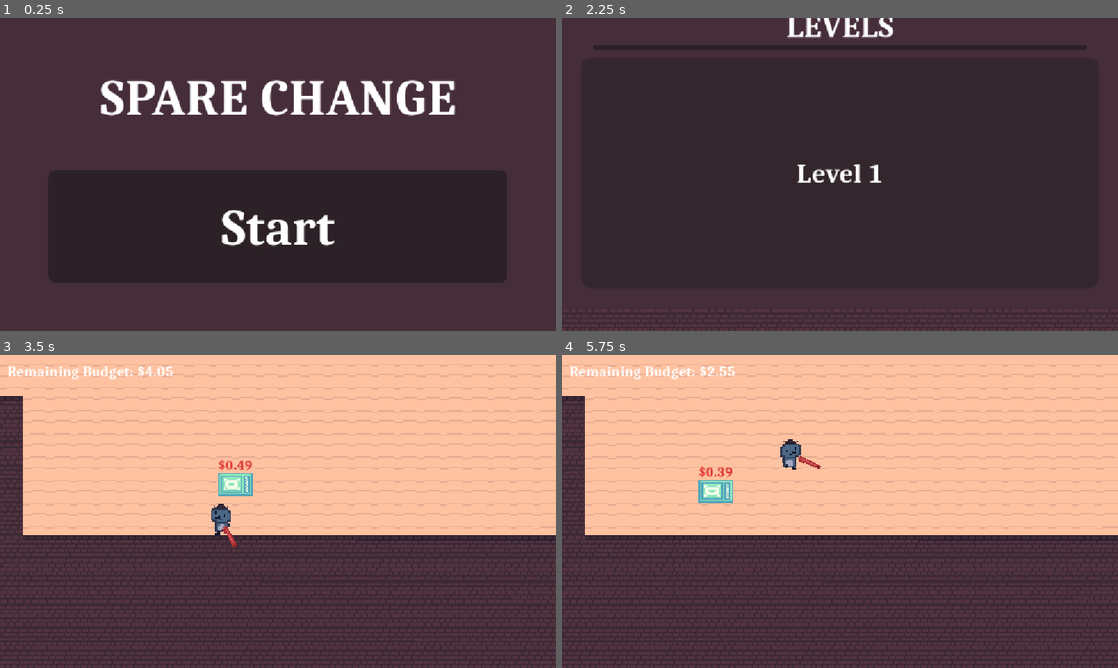
Above: before the commit, frames 1-4 (two rows, left to right).
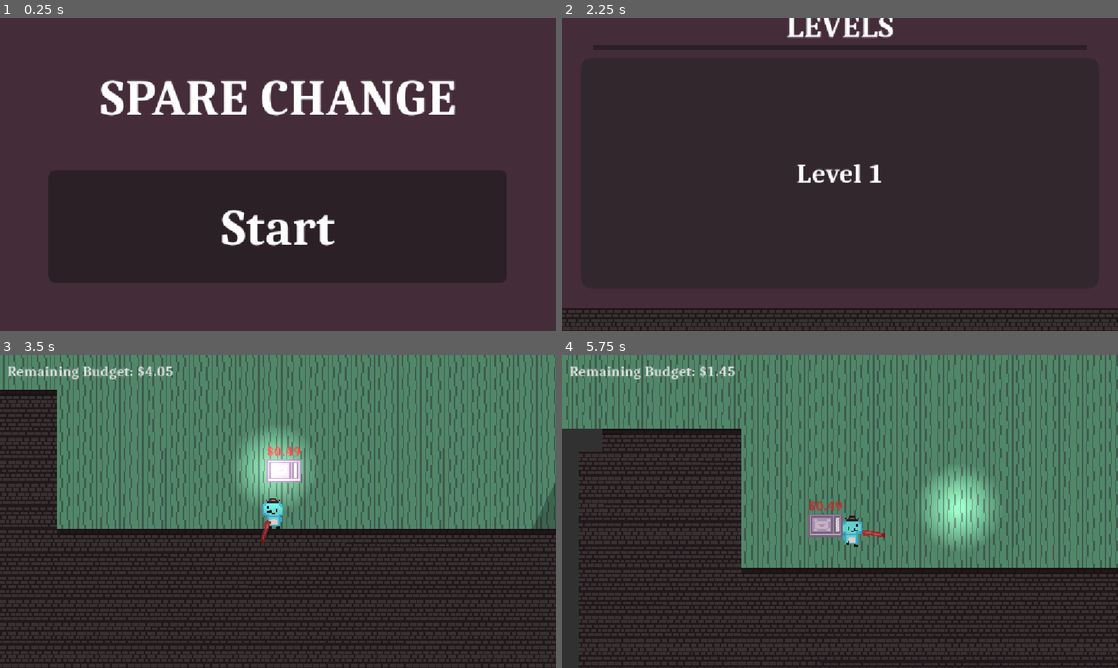
Above: after the commit, the same moments.

Repository: appellatebaton0/siege-1
Game: Godot game, scene res://scenes/main.tscn
Same seed, same stepped clock (60 frames per second), same inputs: the game is played once before the commit and once after it.
Inputs (mouse positions are in pixels of both pictures, inside the frame that each line leads up to):
- Up to frame 1 (0.25 s): no input
- Up to frame 2 (2.25 s): click "Start" at 0.5 s; tap Enter at 1.25 s; move the mouse to (962, 158) at 1.27 s; hold D (Right) 1.28-2 s; click (962, 158) at 1.42 s; tap W (Up) at 1.52 s; click (840, 196) at 2 s
- Up to frame 3 (3.5 s): drag from (278, 520) to (250, 574) at 2.77 s
- Up to frame 4 (5.75 s): move the mouse to (795, 483) at 3.52 s; hold A (Left) 3.53-4.25 s; click (795, 483) at 3.67 s; drag from (812, 574) to (623, 514) at 4.27 s; move the mouse to (1006, 558) at 5.02 s; hold D (Right) from 5.03 s (still down); tap W (Up) at 5.27 s

The runs differ from the first frame. In frame 2, 5.6% of the frame differs, in the area x 0-100%, y 92-100%; in frame 3, 89%; in frame 4, 92%, in the area x 0-100%, y 0-100%.

Commit message:
v0.9
- Polished up a lot, redid most of the art / color pallete
- Added MS_Follow

Diff:
--- a/project.godot
+++ b/project.godot
@@ -72,3 +72,7 @@
 2d_physics/layer_2="Player"
 2d_physics/layer_3="Enemy"
 2d_physics/layer_4="Coin"
+
+[rendering]
+
+viewport/hdr_2d=true
--- /dev/null
+++ b/scenes/actors/damages/dime_damage.tscn
@@ -0,0 +1,8 @@
+[gd_scene load_steps=2 format=3 uid="uid://bb8s8lqifyc1w"]
+
+[ext_resource type="Script" uid="uid://ctcsf3eyei58r" path="res://scripts/components/damage/dcp_single.gd" id="1_10swp"]
+
+[node name="DimeDamage" type="Node"]
+script = ExtResource("1_10swp")
+manual_damage = 0.1
+metadata/_custom_type_script = "uid://ctcsf3eyei58r"
--- a/scenes/actors/dime.tscn
+++ b/scenes/actors/dime.tscn
@@ -4,9 +4,9 @@
 [ext_resource type="PackedScene" uid="uid://byojuvig761hd" path="res://scenes/components/cp_motion.tscn" id="2_nixfy"]
 [ext_resource type="PackedScene" uid="uid://b7m0l4xy8303h" path="res://scenes/components/cp_area.tscn" id="3_uckxk"]
 [ext_resource type="Script" uid="uid://chjx6uy3lae5m" path="res://scripts/components/area_components/acp_hitbox.gd" id="4_m4co6"]
-[ext_resource type="Script" uid="uid://ctcsf3eyei58r" path="res://scripts/components/damage/dcp_single.gd" id="5_jd0f7"]
+[ext_resource type="PackedScene" uid="uid://bb8s8lqifyc1w" path="res://scenes/actors/damages/dime_damage.tscn" id="5_pj87m"]
 [ext_resource type="PackedScene" uid="uid://dnd4kisf8wjau" path="res://scenes/components/cp_sprite.tscn" id="6_lvkhd"]
-[ext_resource type="Texture2D" uid="uid://dcuonkpwju8ww" path="res://assets/textures/penny.png" id="7_glc6f"]
+[ext_resource type="Texture2D" uid="uid://6ltn1xv0pxdl" path="res://assets/textures/dime.png" id="7_pj87m"]
 [ext_resource type="Script" uid="uid://d25af0viaxcrw" path="res://scripts/components/cp_free.gd" id="8_biayo"]
 
 [sub_resource type="RectangleShape2D" id="RectangleShape2D_bneef"]
@@ -31,14 +31,12 @@
 collision_mask = 4
 metadata/_custom_type_script = "uid://chjx6uy3lae5m"
 
-[node name="SingleDamageComponent" type="Node" parent="CP_Area/HitboxAreaSubComponent"]
-script = ExtResource("5_jd0f7")
-manual_damage = 0.1
-metadata/_custom_type_script = "uid://ctcsf3eyei58r"
+[node name="DimeDamage" parent="CP_Area/HitboxAreaSubComponent" instance=ExtResource("5_pj87m")]
 
 [node name="CP_Sprite" parent="." instance=ExtResource("6_lvkhd")]
+modulate = Color(1.353256, 1.353256, 1.353256, 1)
 texture_filter = 1
-texture = ExtResource("7_glc6f")
+texture = ExtResource("7_pj87m")
 
 [node name="FreeComponent" type="Node" parent="."]
 script = ExtResource("8_biayo")
--- a/scenes/actors/guns/dime_gun.tscn
+++ b/scenes/actors/guns/dime_gun.tscn
@@ -9,9 +9,10 @@
 [ext_resource type="Script" uid="uid://ds82ovpm2ilwi" path="res://scripts/dynamic_values/dv_property.gd" id="7_qlfii"]
 [ext_resource type="Script" uid="uid://vflwvin64hae" path="res://scripts/dynamic_values/node/dn_node.gd" id="8_c2kn7"]
 [ext_resource type="Script" uid="uid://ufmdanene3ff" path="res://scripts/dynamic_values/vec2/dv2_manual.gd" id="9_lpld7"]
-[ext_resource type="Script" uid="uid://c3lp8v776obwx" path="res://scripts/dynamic_values/condition/dc_cast.gd" id="10_hha76"]
+[ext_resource type="PackedScene" uid="uid://bb8s8lqifyc1w" path="res://scenes/actors/damages/dime_damage.tscn" id="11_frchf"]
 [ext_resource type="Script" uid="uid://dx62hdsswpsqh" path="res://scripts/dynamic_values/dv_input.gd" id="11_gdi3k"]
 [ext_resource type="Texture2D" uid="uid://vbsakpn4gu85" path="res://assets/textures/moneygun.png" id="12_ebplh"]
+[ext_resource type="Script" uid="uid://dnog3jll3kr3h" path="res://scripts/components/cp_particle.gd" id="13_exum4"]
 
 [node name="DimeGun" type="Node2D"]
 script = ExtResource("1_frchf")
@@ -62,15 +63,33 @@
 metadata/_custom_type_script = "uid://ufmdanene3ff"
 
 [node name="FireInput" type="Node" parent="BulletSpawner"]
-script = ExtResource("10_hha76")
-metadata/_custom_type_script = "uid://c3lp8v776obwx"
-
-[node name="DynamicInputValue" type="Node" parent="BulletSpawner/FireInput"]
 script = ExtResource("11_gdi3k")
 input_name = "Fire"
 metadata/_custom_type_script = "uid://dx62hdsswpsqh"
+
+[node name="DamageSpawner" parent="." node_paths=PackedStringArray("options_value", "main", "condition") instance=ExtResource("3_mgpht")]
+options_value = NodePath("DynamicRandomSceneValue")
+main = NodePath("DynamicSingleGroupValue")
+condition = NodePath("../BulletSpawner/FireInput")
+cooldown_ignores_condition = true
+spawn_limit = -1
+auto_spawn = true
+
+[node name="DynamicRandomSceneValue" type="Node" parent="DamageSpawner"]
+script = ExtResource("4_wmpft")
+options = Array[PackedScene]([ExtResource("11_frchf")])
+metadata/_custom_type_script = "uid://dfmg4s4valta2"
+
+[node name="DynamicSingleGroupValue" type="Node" parent="DamageSpawner"]
+script = ExtResource("2_exum4")
+group_name = "Player"
+metadata/_custom_type_script = "uid://dxshna2yqd87i"
 
 [node name="Sprite2D" type="Sprite2D" parent="."]
 texture_filter = 1
 position = Vector2(15, 1)
 texture = ExtResource("12_ebplh")
+
+[node name="ParticleComponent" type="Node2D" parent="."]
+position = Vector2(23, 0)
+script = ExtResource("13_exum4")
--- a/scenes/levels/level_1.tscn
+++ b/scenes/levels/level_1.tscn
@@ -7,25 +7,47 @@
 [ext_resource type="PackedScene" uid="uid://msschc5mwqdx" path="res://scenes/actors/enemies/microwave.tscn" id="4_oc4kc"]
 [ext_resource type="Script" uid="uid://b3tnj82s4tfu" path="res://scripts/components/elements/em_animator.gd" id="5_6761a"]
 [ext_resource type="Script" uid="uid://bibj6mktsnd8n" path="res://scripts/dynamic_values/condition/dc_not.gd" id="7_excbq"]
-[ext_resource type="Script" path="res://scripts/dynamic_values/condition/dc_inequality.gd" id="7_qxy0u"]
+[ext_resource type="Script" uid="uid://dvxjlj3aequd3" path="res://scripts/dynamic_values/condition/dc_inequality.gd" id="7_qxy0u"]
 [ext_resource type="Script" uid="uid://bf81f7ddjf4ou" path="res://scripts/components/cp_delete.gd" id="8_dnkej"]
 [ext_resource type="Script" uid="uid://5y4fq21khgxc" path="res://scripts/dynamic_values/condition/dc_length.gd" id="8_excbq"]
 [ext_resource type="Script" uid="uid://c0rn4mlevdrf2" path="res://scripts/dynamic_values/nodes/dN_group.gd" id="9_iav0o"]
 [ext_resource type="Script" uid="uid://vflwvin64hae" path="res://scripts/dynamic_values/node/dn_node.gd" id="9_mm8aj"]
 [ext_resource type="Script" uid="uid://dxshna2yqd87i" path="res://scripts/dynamic_values/node/dn_singlegroup.gd" id="11_excbq"]
+[ext_resource type="PackedScene" uid="uid://byojuvig761hd" path="res://scenes/components/cp_motion.tscn" id="12_wtwp4"]
+[ext_resource type="Script" uid="uid://dkp1runwb4gyr" path="res://scripts/components/motion_subcomponents/motion_states/ms_follow.gd" id="13_iwr0g"]
+
+[sub_resource type="OccluderPolygon2D" id="OccluderPolygon2D_wtwp4"]
+polygon = PackedVector2Array(-8, -8, 8, -8, 8, 8, -8, 8)
 
 [sub_resource type="TileSetAtlasSource" id="TileSetAtlasSource_tefeu"]
 texture = ExtResource("2_6761a")
 0:0/0 = 0
+0:0/0/occlusion_layer_0/polygon_0/polygon = SubResource("OccluderPolygon2D_wtwp4")
 0:0/0/physics_layer_0/polygon_0/points = PackedVector2Array(-8, -8, 8, -8, 8, 8, -8, 8)
 0:1/0 = 0
+0:1/0/occlusion_layer_0/polygon_0/polygon = SubResource("OccluderPolygon2D_wtwp4")
 0:1/0/physics_layer_0/polygon_0/points = PackedVector2Array(-8, -8, 8, -8, 8, 8, -8, 8)
 0:2/0 = 0
 
 [sub_resource type="TileSet" id="TileSet_o6xl0"]
+occlusion_layer_0/light_mask = 1
 physics_layer_0/collision_layer = 1
 physics_layer_0/collision_mask = 15
 sources/0 = SubResource("TileSetAtlasSource_tefeu")
+
+[sub_resource type="Environment" id="Environment_31oqk"]
+background_mode = 3
+glow_enabled = true
+glow_blend_mode = 0
+
+[sub_resource type="Gradient" id="Gradient_wtwp4"]
+colors = PackedColorArray(1, 1, 1, 1, 0, 0, 0, 1)
+
+[sub_resource type="GradientTexture2D" id="GradientTexture2D_iwr0g"]
+gradient = SubResource("Gradient_wtwp4")
+fill = 1
+fill_from = Vector2(0.5186916, 0.48598132)
+fill_to = Vector2(0.43457943, 0)
 
 [node name="Level1" type="Node2D" groups=["Level"]]
 rotation = 0.00023596727
@@ -36,70 +58,70 @@
 group_name = "Animator"
 metadata/_custom_type_script = "uid://dxshna2yqd87i"
 
-[node name="Win" type="Node" parent="." node_paths=PackedStringArray("animator")]
+[node name="WinCondition" type="Node" parent="." node_paths=PackedStringArray("animator")]
 script = ExtResource("5_6761a")
 animator = NodePath("../GetAnimator")
 animation_name = "won_level"
 metadata/_custom_type_script = "uid://b3tnj82s4tfu"
 
-[node name="EnemiesDead" type="Node" parent="Win"]
+[node name="EnemiesDead" type="Node" parent="WinCondition"]
 script = ExtResource("7_excbq")
 metadata/_custom_type_script = "uid://bibj6mktsnd8n"
 
-[node name="EnemiesAlive" type="Node" parent="Win/EnemiesDead"]
+[node name="EnemiesAlive" type="Node" parent="WinCondition/EnemiesDead"]
 script = ExtResource("7_qxy0u")
 comparison = 0
 
-[node name="Length" type="Node" parent="Win/EnemiesDead/EnemiesAlive"]
+[node name="Length" type="Node" parent="WinCondition/EnemiesDead/EnemiesAlive"]
 script = ExtResource("8_excbq")
 metadata/_custom_type_script = "uid://5y4fq21khgxc"
 
-[node name="Enemies" type="Node" parent="Win/EnemiesDead/EnemiesAlive/Length"]
+[node name="Enemies" type="Node" parent="WinCondition/EnemiesDead/EnemiesAlive/Length"]
 script = ExtResource("9_iav0o")
 group_name = "Enemy"
 metadata/_custom_type_script = "uid://c0rn4mlevdrf2"
 
-[node name="DeleteComponent" type="Node" parent="Win" node_paths=PackedStringArray("condition")]
+[node name="DeleteComponent" type="Node" parent="WinCondition" node_paths=PackedStringArray("condition")]
 script = ExtResource("8_dnkej")
 condition = NodePath("../EnemiesDead")
 metadata/_custom_type_script = "uid://bf81f7ddjf4ou"
 
-[node name="DynamicSingleNodeValue" type="Node" parent="Win/DeleteComponent" node_paths=PackedStringArray("node")]
+[node name="DynamicSingleNodeValue" type="Node" parent="WinCondition/DeleteComponent" node_paths=PackedStringArray("node")]
 script = ExtResource("9_mm8aj")
-node = NodePath("../../../Lose")
+node = NodePath("../../../LoseCondition")
 metadata/_custom_type_script = "uid://vflwvin64hae"
 
-[node name="Lose" type="Node" parent="." node_paths=PackedStringArray("animator")]
+[node name="LoseCondition" type="Node" parent="." node_paths=PackedStringArray("animator")]
 script = ExtResource("5_6761a")
 animator = NodePath("../GetAnimator")
 animation_name = "level_failed"
 metadata/_custom_type_script = "uid://b3tnj82s4tfu"
 
-[node name="PlayerDead" type="Node" parent="Lose"]
+[node name="PlayerDead" type="Node" parent="LoseCondition"]
 script = ExtResource("7_excbq")
 metadata/_custom_type_script = "uid://bibj6mktsnd8n"
 
-[node name="PlayerAlive" type="Node" parent="Lose/PlayerDead"]
+[node name="PlayerAlive" type="Node" parent="LoseCondition/PlayerDead"]
 script = ExtResource("7_qxy0u")
 comparison = 0
 
-[node name="Length" type="Node" parent="Lose/PlayerDead/PlayerAlive"]
+[node name="Length" type="Node" parent="LoseCondition/PlayerDead/PlayerAlive"]
 script = ExtResource("8_excbq")
 metadata/_custom_type_script = "uid://5y4fq21khgxc"
 
-[node name="Enemies" type="Node" parent="Lose/PlayerDead/PlayerAlive/Length"]
+[node name="Enemies" type="Node" parent="LoseCondition/PlayerDead/PlayerAlive/Length"]
 script = ExtResource("9_iav0o")
 group_name = "Player"
 metadata/_custom_type_script = "uid://c0rn4mlevdrf2"
 
-[node name="DeleteComponent" type="Node" parent="Lose" node_paths=PackedStringArray("condition")]
+[node name="DeleteComponent" type="Node" parent="LoseCondition" node_paths=PackedStringArray("condition")]
 script = ExtResource("8_dnkej")
 condition = NodePath("../PlayerDead")
 metadata/_custom_type_script = "uid://bf81f7ddjf4ou"
 
-[node name="DynamicSingleNodeValue" type="Node" parent="Lose/DeleteComponent" node_paths=PackedStringArray("node")]
+[node name="DynamicSingleNodeValue" type="Node" parent="LoseCondition/DeleteComponent" node_paths=PackedStringArray("node")]
 script = ExtResource("9_mm8aj")
-node = NodePath("../../../Win")
+node = NodePath("../../../WinCondition")
 metadata/_custom_type_script = "uid://vflwvin64hae"
 
 [node name="Environment" type="TileMapLayer" parent="."]
@@ -109,11 +131,38 @@
 tile_set = SubResource("TileSet_o6xl0")
 
 [node name="Player" parent="." groups=["Player"] instance=ExtResource("1_x42e6")]
+position = Vector2(11.000472, 1.9974043)
 
 [node name="Camera" type="Camera2D" parent="."]
 zoom = Vector2(3, 3)
+script = ExtResource("1_qxy0u")
+
+[node name="CP_Motion" parent="Camera" instance=ExtResource("12_wtwp4")]
+
+[node name="Node" type="Node" parent="Camera/CP_Motion"]
+script = ExtResource("13_iwr0g")
+lerp_x = 0.2
+lerp_y = 0.2
+
+[node name="DynamicSingleGroupValue" type="Node" parent="Camera/CP_Motion/Node"]
+script = ExtResource("11_excbq")
+group_name = "Player"
+metadata/_custom_type_script = "uid://dxshna2yqd87i"
 
 [node name="Mouse" parent="." instance=ExtResource("3_sk5k4")]
 
 [node name="E_Microwave" parent="." instance=ExtResource("4_oc4kc")]
 position = Vector2(76, -0.017933512)
+
+[node name="DirectionalLight2D" type="DirectionalLight2D" parent="."]
+rotation = 0.46267197
+energy = 0.35
+shadow_enabled = true
+
+[node name="WorldEnvironment" type="WorldEnvironment" parent="."]
+environment = SubResource("Environment_31oqk")
+
+[node name="PointLight2D" type="PointLight2D" parent="."]
+position = Vector2(-27.0059, -24.99363)
+energy = 1.4
+texture = SubResource("GradientTexture2D_iwr0g")
--- a/scenes/main.tscn
+++ b/scenes/main.tscn
@@ -393,6 +393,16 @@
 
 [node name="Main" type="Node" groups=["Main"]]
 
+[node name="CanvasLayer2" type="CanvasLayer" parent="."]
+
+[node name="ColorRect" type="ColorRect" parent="CanvasLayer2"]
+anchors_preset = 15
+anchor_right = 1.0
+anchor_bottom = 1.0
+grow_horizontal = 2
+grow_vertical = 2
+color = Color(0, 0, 0, 0.3529412)
+
 [node name="CanvasLayer" type="CanvasLayer" parent="."]
 
 [node name="Control" type="Control" parent="CanvasLayer"]
--- a/scripts/components/cp_particle.gd
+++ b/scripts/components/cp_particle.gd
@@ -1,12 +1,20 @@
 extends Component # Doesn't
 class_name ParticleComponent
+## Adds particles via a signal or condition.
+## If this component is a Node2D, it'll spawn at this component's position,
+## otherwise at the actor's position.
+
 func _init() -> void:
 	component_id = "Particle"
+
+var me = get_me()
 
 ## The packedscene to spawn when the make function is called
 @export var particle:PackedScene
 ## Whether to summon a particle once ready.
 @export var make_on_ready := false
+## A condition that makes particles if it's true
+@export var condition:DynamicCondition
 var ready_delay := 0.01
 
 func _process(delta: float) -> void:
@@ -15,6 +23,12 @@
 		if ready_delay <= 0:
 			make()
 			make_on_ready = false
+	elif condition != null:
+		if condition.value():
+			make()
 
 func make():
-	Global.new_particle.emit(particle, actor.global_position)
+	if me is Node2D:
+		Global.new_particle.emit(particle, me.global_position)
+	else:
+		Global.new_particle.emit(particle, actor.global_position)
--- a/scripts/components/cp_spawner.gd
+++ b/scripts/components/cp_spawner.gd
@@ -33,30 +33,32 @@
 @export var spawn_time := 0.0 ## The time before the first spawn
 
 
-func get_actor_motion_component(from:Actor) -> MotionComponent:
-	for component in from.get_components():
-		if component is MotionComponent:
-			return component
+func get_actor_motion_component(from:Node) -> MotionComponent:
+	if from is Actor:
+		for component in from.get_components():
+			if component is MotionComponent:
+				return component
 	return null
 
 func spawn():
 	for option in options_value.value():
-		var new:Actor = option.instantiate()
-
-		## Get transform
-		var global_position:Vector2 = position_value.value() if position_value != null else me.global_position
-		var rotation:float = rotation_value.value() if rotation_value != null else 0.0
-		var velocity:Vector2 = velocity_value.value() if velocity_value != null else Vector2.ZERO
+		var new = option.instantiate()
 
 		main.value().add_child(new)
 
-		# Apply position & rotation
-		new.global_position = global_position
-		new.rotation = rotation
+		if new is Node2D:
+			## Get transform
+			var global_position:Vector2 = position_value.value() if position_value != null else me.global_position
+			var rotation:float = rotation_value.value() if rotation_value != null else 0.0
+			var velocity:Vector2 = velocity_value.value() if velocity_value != null else Vector2.ZERO
 
-		# Apply initial velocity (or attempt to)
-		if get_actor_motion_component(new) != null:
-			get_actor_motion_component(new).me.velocity = velocity.rotated(rotation)
+			# Apply position & rotation
+			new.global_position = global_position
+			new.rotation = rotation
+
+			# Apply initial velocity (or attempt to)
+			if get_actor_motion_component(new) != null:
+				get_actor_motion_component(new).me.velocity = velocity.rotated(rotation)
 
 func _process(delta: float) -> void:
 	if auto_spawn and actor.is_active():
--- a/scripts/components/damage/cp_damage.gd
+++ b/scripts/components/damage/cp_damage.gd
@@ -3,6 +3,11 @@
 
 @onready var victim:Actor = null
 @onready var health:HealthComponent
+
+func _ready() -> void:
+	## If not made inert, do the damage where you are.
+	if get_parent() is not HitboxAreaSubComponent:
+		victim = actor
 
 func attach_to(target:Actor):
 	## Attach a copy of this node to the hit actor
--- /dev/null
+++ b/scripts/components/motion_subcomponents/motion_states/ms_follow.gd
@@ -0,0 +1,50 @@
+class_name FollowMotionState extends MotionState
+## Follows another node directly, floating. Good for camera.
+
+func _init():
+	component_id = "FollowMotionState"
+
+## The node to follow
+@export var target:DynamicNodeValue
+var node:Node2D
+
+@export_group("Lerp Follow Amounts", "lerp_")
+## How much to lerp towards the node on the x axis; 0 = none, 1 = instant.
+@export_range(0.0, 1.0, 0.01) var lerp_x := 0.0
+## How much to lerp towards the node on the y axis; 0 = none, 1 = instant.
+@export_range(0.0, 1.0, 0.01) var lerp_y := 0.0
+
+@export_group("Linear Follow Amounts", "linear_")
+## How fast to move towards the node, per second.
+@export var linear_follow := Vector2.ZERO
+
+func _ready() -> void:
+	if target == null:
+		for child in get_children():
+			if child is DynamicNodeValue:
+				target = child
+
+	if target != null:
+		if target.value() is Node2D:
+			node = target.value()
+
+func active(delta:float):
+	if node != null:
+		var now := actor.global_position
+		var goal := node.global_position
+		var next:Vector2
+
+		# Lerp follow
+		next.x = lerp(now.x, goal.x, lerp_x)
+		next.y = lerp(now.y, goal.y, lerp_y)
+
+		# Linear follow
+		next.x = move_toward(next.x, goal.x, linear_follow.x * (delta * 60))
+		next.y = move_toward(next.y, goal.y, linear_follow.y * (delta * 60))
+
+		# Apply the follow.
+		actor.global_position = next
+	## If the node value is null, try to fix that.
+	elif target != null:
+		if target.value() is Node2D:
+			node = target.value()
Binary file added: assets/textures/dime.png
Not shown, added: assets/textures/dime.png.import
Binary file changed: assets/textures/microwave.png
Binary file changed: assets/textures/player.png
Binary file changed: assets/textures/tileset.png
Not shown: 1 places in scenes/actors/guns/dime_gun.tscn that only renumber resources
Not shown: 1 places in scenes/levels/level_1.tscn that only renumber resources
Not shown, added: scripts/components/motion_subcomponents/motion_states/ms_follow.gd.uid
Not shown, changed: README.md
